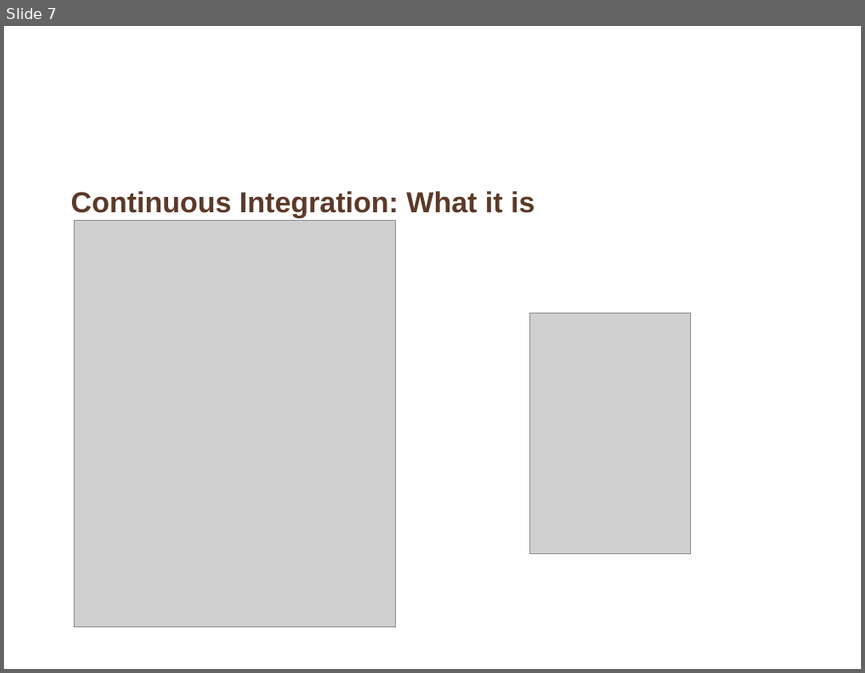
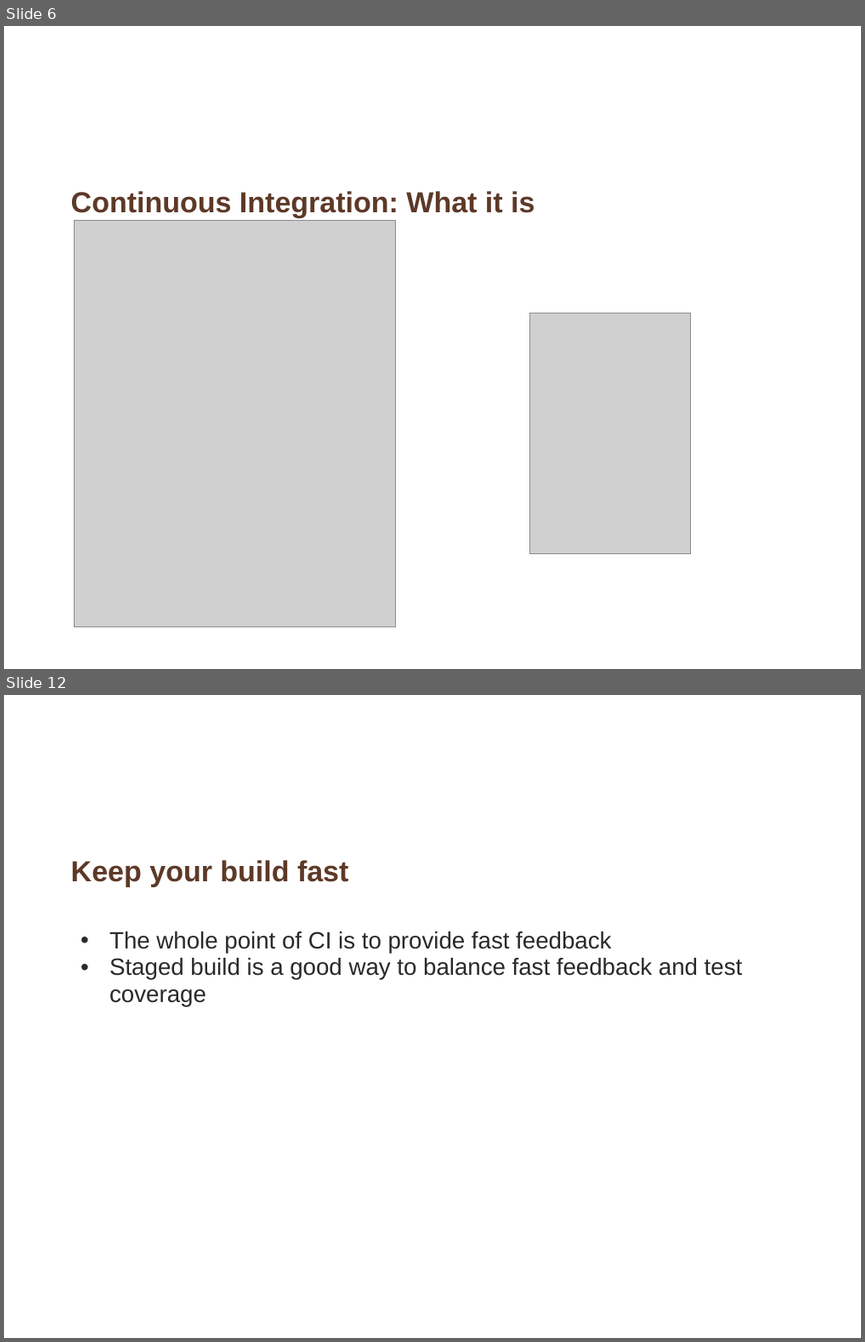
Before and after one commit to whimet/cruisetraining, a slide deck: Introduction_continuous_integration.ppt. Shown one above the other, each under a label of ours: slide 7 before the commit, slides 6 and 12 after it; the slides between them are not shown. The pictures are 865x673 and 865x1342 pixels, drawn with LibreOffice and Linux fonts; fonts in the diff are those of the drawing; grey boxes stand for pictures; background and template pictures are left out. Boxes give left, top, right and bottom in pixels: in the first picture for what was removed or moved away, otherwise in the second. Text is boxed around its words. In the diff, an @@ line names an element or a change of style, - is before the commit and + after.

```diff
--- a/Introduction_continuous_integration.ppt
+++ b/Introduction_continuous_integration.ppt
@@ slide 12 added at [4,695,861,1338], background picture (left out) @@
@@ title added at [71,860,348,886], 27 pt, text #5D3927, bold @@
+Keep your build fast
@@ text added at [109,931,743,1006], 22 pt, text #292929 @@
+  • The whole point of CI is to provide fast feedback
+  • Staged build is a good way to balance fast feedback and test coverage
@@ what was slide 7 is now slide 6 @@
```
Also in this commit, not shown: 2 slides changed, 10 other slides added, 9 slides removed.
